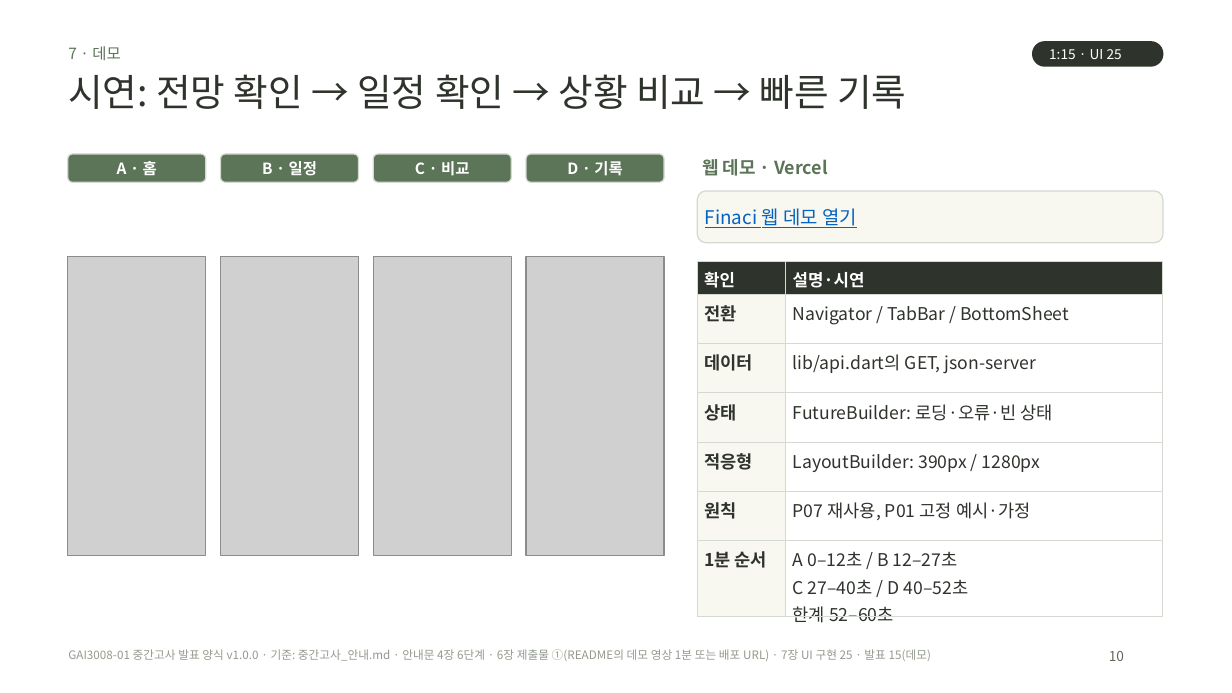
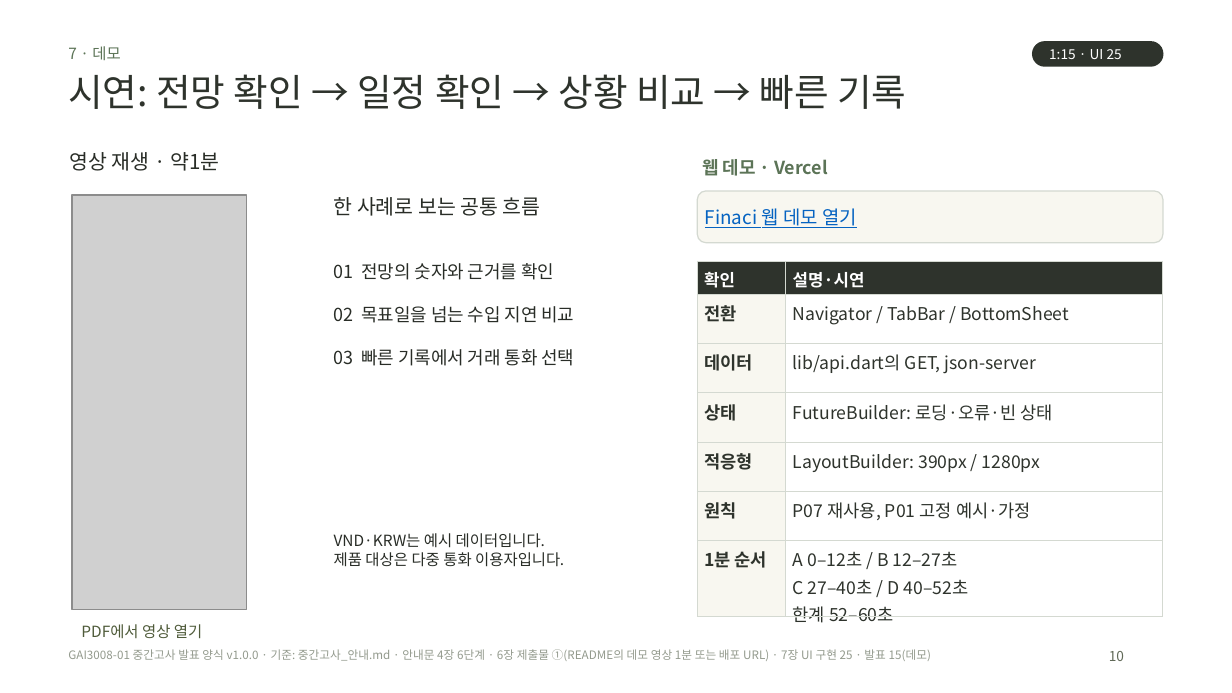
Before and after one commit to thanhdvu/finaci-midterm, a slide deck: slide 10 of output/finaci-midterm-final.pptx. Drawn at 1232x693 pixels with LibreOffice and Linux fonts; fonts in the diff are those of the drawing; grey boxes stand for pictures. Boxes give left, top, right and bottom in pixels: in the first picture for what was removed or moved away, otherwise in the second. Text is boxed around its words. In the diff, an @@ line names an element or a change of style, - is before the commit and + after.

```diff
--- a/output/finaci-midterm-final.pptx
+++ b/output/finaci-midterm-final.pptx
@@ rounded rectangle removed at box(68, 154, 206, 182) @@
-A · 홈
@@ text added at box(69, 152, 219, 171), 12 pt, text #292D27 @@
+영상 재생 · 약1분
@@ rounded rectangle removed at box(221, 154, 359, 182) @@
-B · 일정
@@ rounded rectangle removed at box(373, 154, 511, 182) @@
-C · 비교
@@ rounded rectangle removed at box(526, 154, 664, 182) @@
-D · 기록
@@ picture: place and size @@
-picture at box(68, 256, 206, 556)
+picture at box(71, 195, 246, 610)
@@ text added at box(334, 197, 541, 216), 12 pt, text #292D27 @@
+한 사례로 보는 공통 흐름
@@ picture removed at box(221, 256, 359, 556) @@
@@ text added at box(334, 263, 575, 366), 10.5 pt, text #292D27 @@
+01 전망의 숫자와 근거를 확인
+02 목표일을 넘는 수입 지연 비교
+03 빠른 기록에서 거래 통화 선택
@@ picture removed at box(373, 256, 511, 556) @@
@@ picture removed at box(526, 256, 664, 556) @@
@@ text added at box(334, 533, 564, 567), 9 pt, text #292D27 @@
+VND·KRW는 예시 데이터입니다.
+제품 대상은 다중 통화 이용자입니다.
@@ text added at box(81, 624, 202, 638), 9 pt, text #4F5B3A @@
+PDF에서 영상 열기
```
Also in this commit, not shown: 3 other slides changed, 16 other files.
